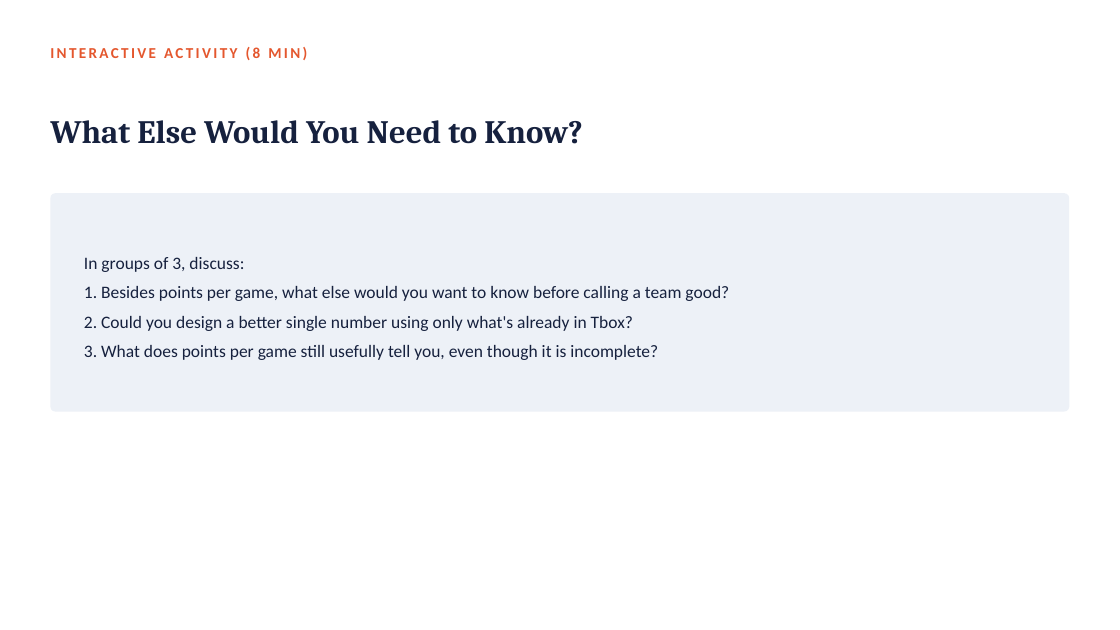
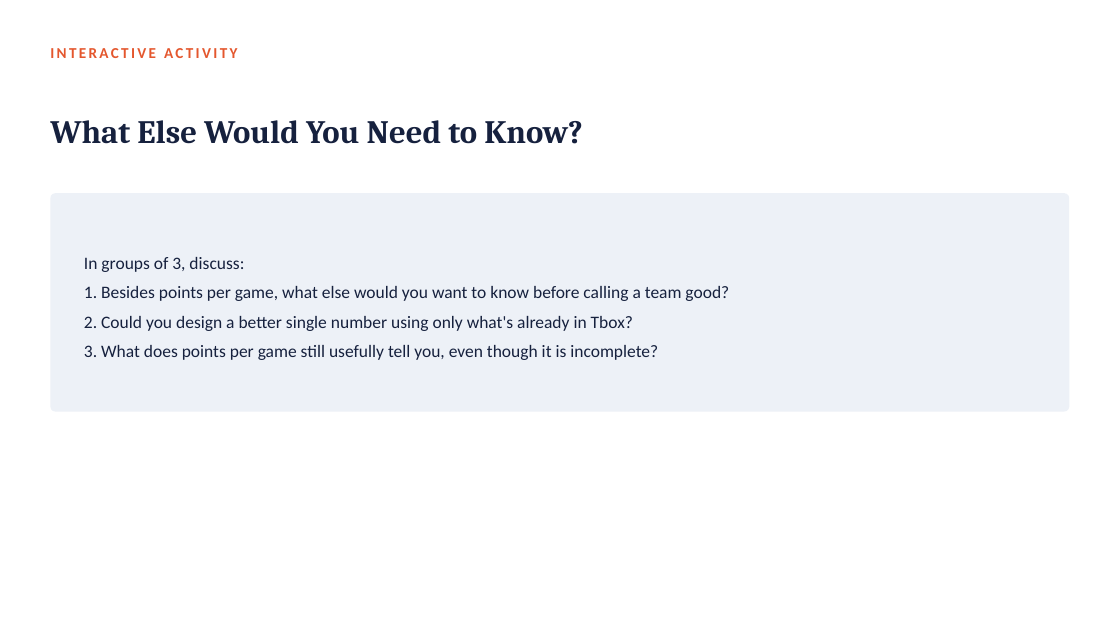
Before and after one commit to fmurital/Teaching-Curriculum, a slide deck: slide 21 of Sports-Analytics-Undergraduate/01_Introduction_to_Basketball_Analytics/Lecture_Slides/Module_01_Introduction_to_Basketball_Analytics.pptx (slide 20 before the commit). Drawn at 1120x630 pixels with LibreOffice and Linux fonts; fonts in the diff are those of the drawing. Boxes give left, top, right and bottom in pixels: in the first picture for what was removed or moved away, otherwise in the second. Text is boxed around its words. In the diff, an @@ line names an element or a change of style, - is before the commit and + after.

```diff
--- a/Sports-Analytics-Undergraduate/01_Introduction_to_Basketball_Analytics/Lecture_Slides/Module_01_Introduction_to_Basketball_Analytics.pptx
+++ b/Sports-Analytics-Undergraduate/01_Introduction_to_Basketball_Analytics/Lecture_Slides/Module_01_Introduction_to_Basketball_Analytics.pptx
@@ text at bbox=[50, 48, 237, 58]: text changed @@
-INTERACTIVE ACTIVITY (8 MIN)
+INTERACTIVE ACTIVITY
```
Also in this commit, not shown: 4 other slides changed, 1 slide added.
